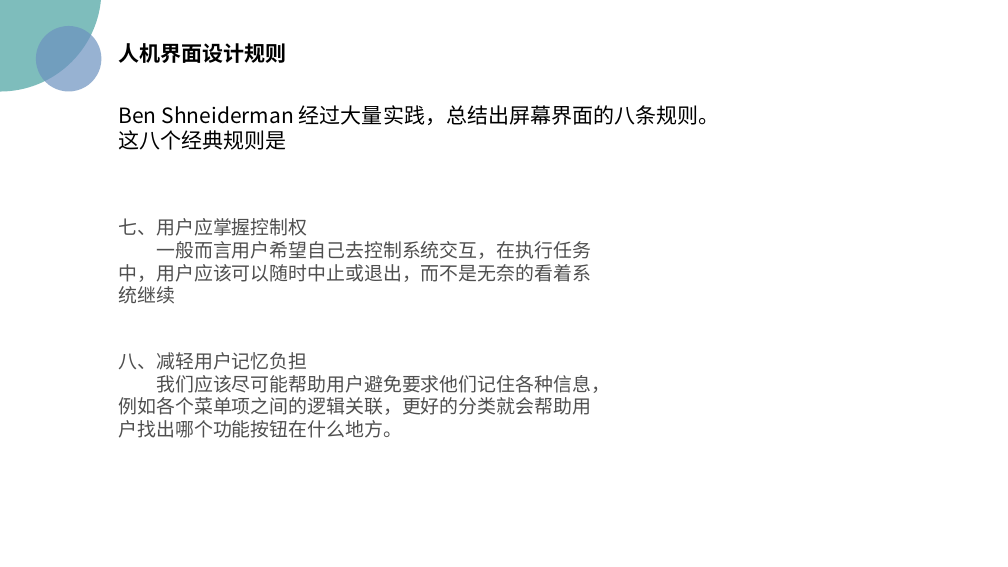
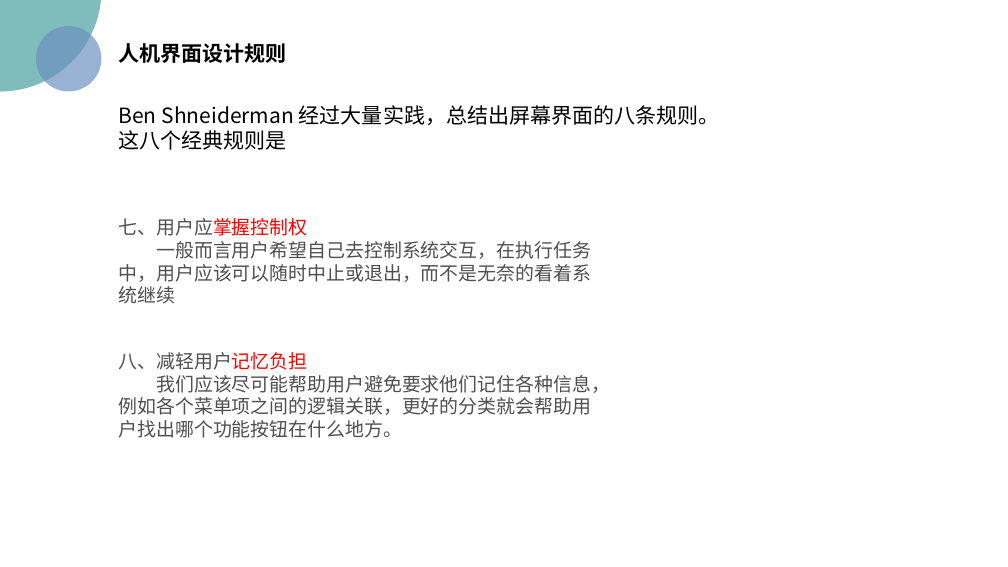
Before and after one commit to PRD2018/PRD2018-G15, a slide deck: slide 39 of 受控文档/02-其他任务/[PRD-15]UML基础二.pptx. Drawn at 1008x567 pixels with LibreOffice and Linux fonts; fonts in the diff are those of the drawing; background and template pictures are left out. Boxes give left, top, right and bottom in pixels: in the first picture for what was removed or moved away, otherwise in the second. Text is boxed around its words. In the diff, an @@ line names an element or a change of style, - is before the commit and + after.

```diff
--- a/受控文档/02-其他任务/[PRD-15]UML基础二.pptx
+++ b/受控文档/02-其他任务/[PRD-15]UML基础二.pptx
@@ text "七、用户应掌握控制权 一般而言用户希望自己去控制系统交互，在执行任务中，用户应该可以随时中止或退出，而不是无奈的看着系统 ..." at box(119, 218, 591, 304): text colour #4F4F4F to #FF0000 in "七、用户应掌握控制权" @@
@@ text "八、减轻用户记忆负担 我们应该尽可能帮助用户避免要求他们记住各种信息，例如各个菜单项之间的逻辑关联，更好的分类就会帮助用 ..." at box(119, 352, 610, 438): text colour #4F4F4F to #FF0000 in "八、减轻用户记忆负担" @@
```
Also in this commit, not shown: 17 other slides changed, 3 other files.
